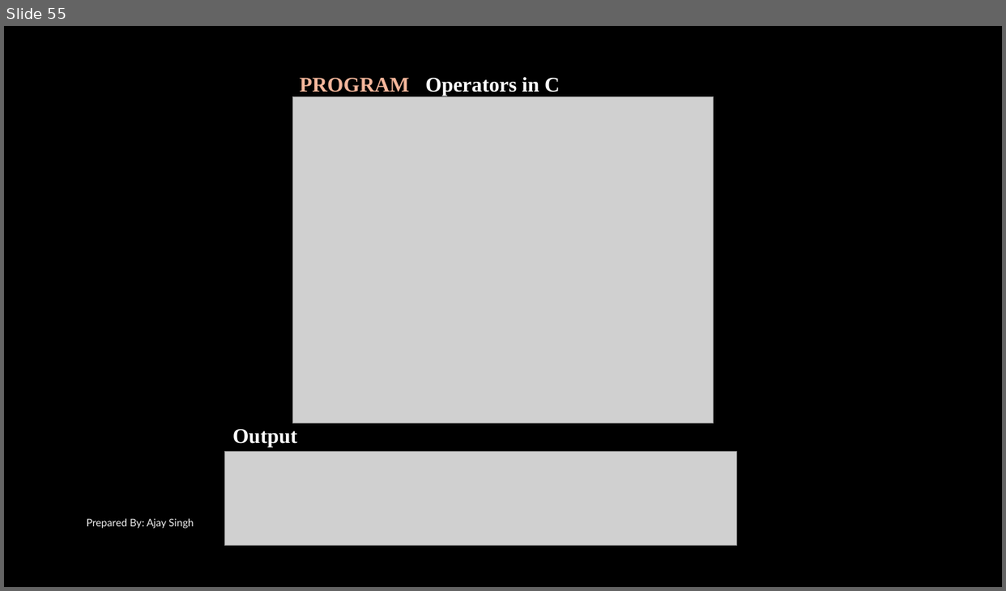
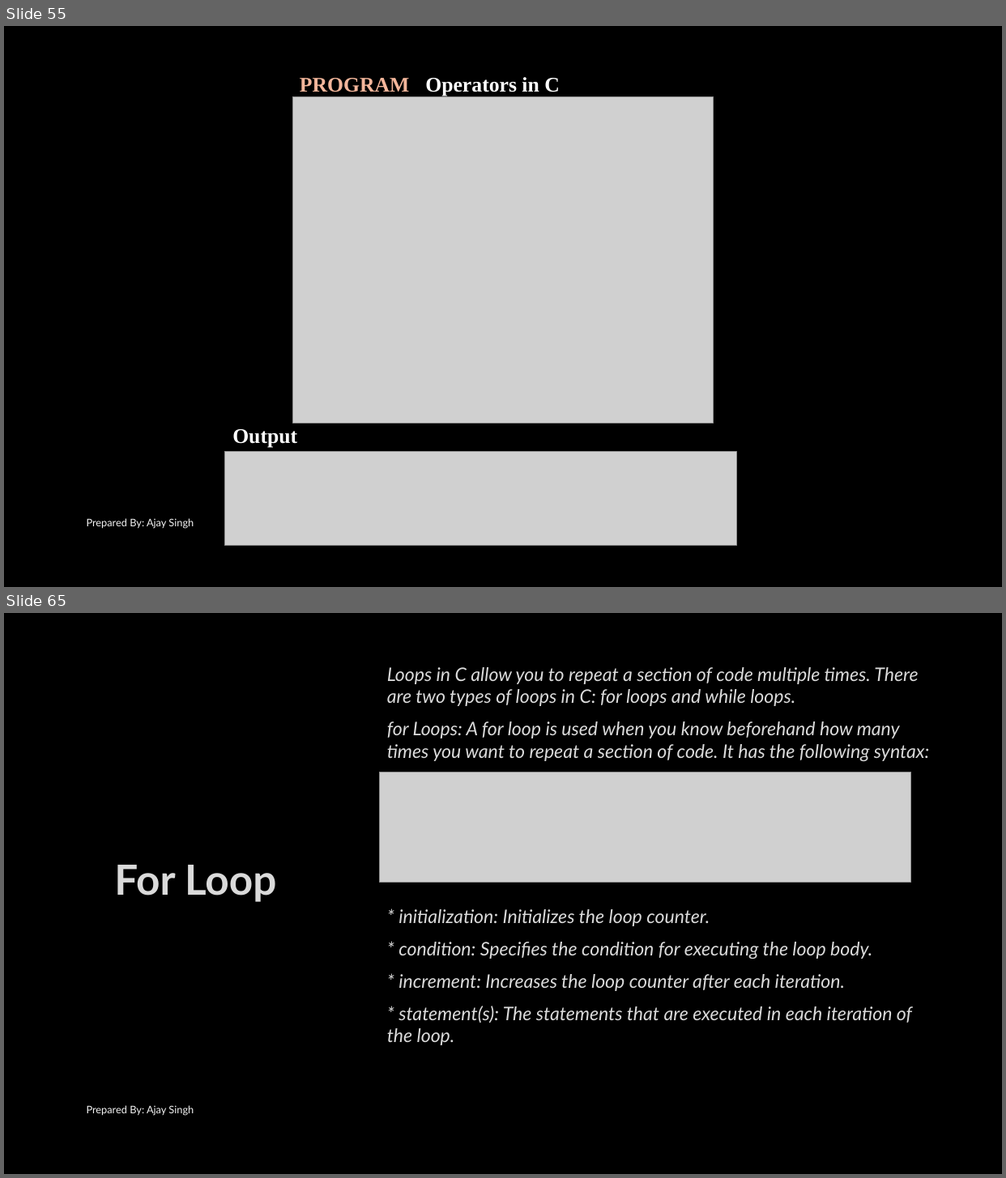
Before and after one commit to mentormaya/notes, a slide deck: assets/Computer_Science/Class_12/C_Programming_II.pptx. Shown one above the other, each under a label of ours: slide 55 before the commit, slides 55 and 65 after it; the slides between them are not shown. The pictures are 1006x591 and 1006x1178 pixels, drawn with LibreOffice and Linux fonts; fonts in the diff are those of the drawing; grey boxes stand for pictures; background and template pictures are left out. Boxes give left, top, right and bottom in pixels: in the first picture for what was removed or moved away, otherwise in the second. Text is boxed around its words. In the diff, an @@ line names an element or a change of style, - is before the commit and + after.

```diff
--- a/assets/Computer_Science/Class_12/C_Programming_II.pptx
+++ b/assets/Computer_Science/Class_12/C_Programming_II.pptx
@@ slide 65 added at [4,613,1002,1174], background picture (left out) @@
@@ text added at [387,667,929,761], 18 pt, text #DADADA, italic @@
+Loops in C allow you to repeat a section of code multiple times. There are two types of loops in C: for loops and while loops.
+for Loops: A for loop is used when you know beforehand how many times you want to repeat a section of code. It has the following syntax:
@@ picture added at [380,773,911,883] @@
@@ text added at [114,865,276,902], 40 pt, text #DADADA, bold @@
+For Loop
@@ text added at [387,909,912,1046], 18 pt, text #DADADA, italic @@
+* initialization: Initializes the loop counter.
+* condition: Specifies the condition for executing the loop body.
+* increment: Increases the loop counter after each iteration.
+* statement(s): The statements that are executed in each iteration of the loop.
@@ text added at [87,1105,194,1115], 10 pt, text #F2F2F2 @@
+Prepared By: Ajay Singh
```
Also in this commit, not shown: 50 other slides added.
